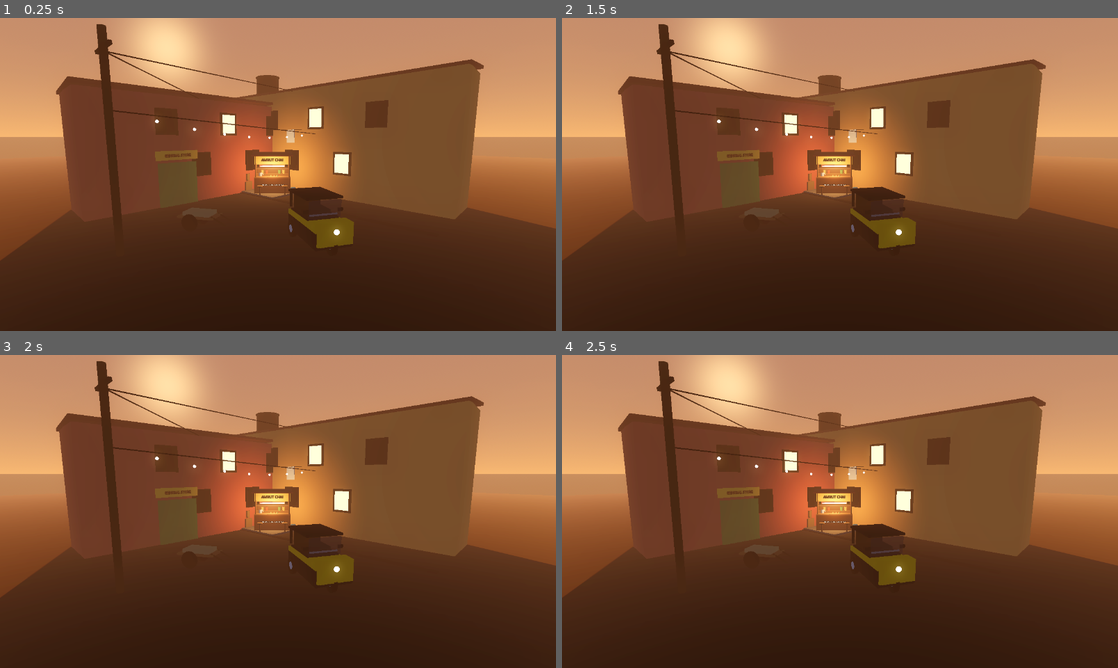
Above: before the commit, frames 1-4 (two rows, left to right).
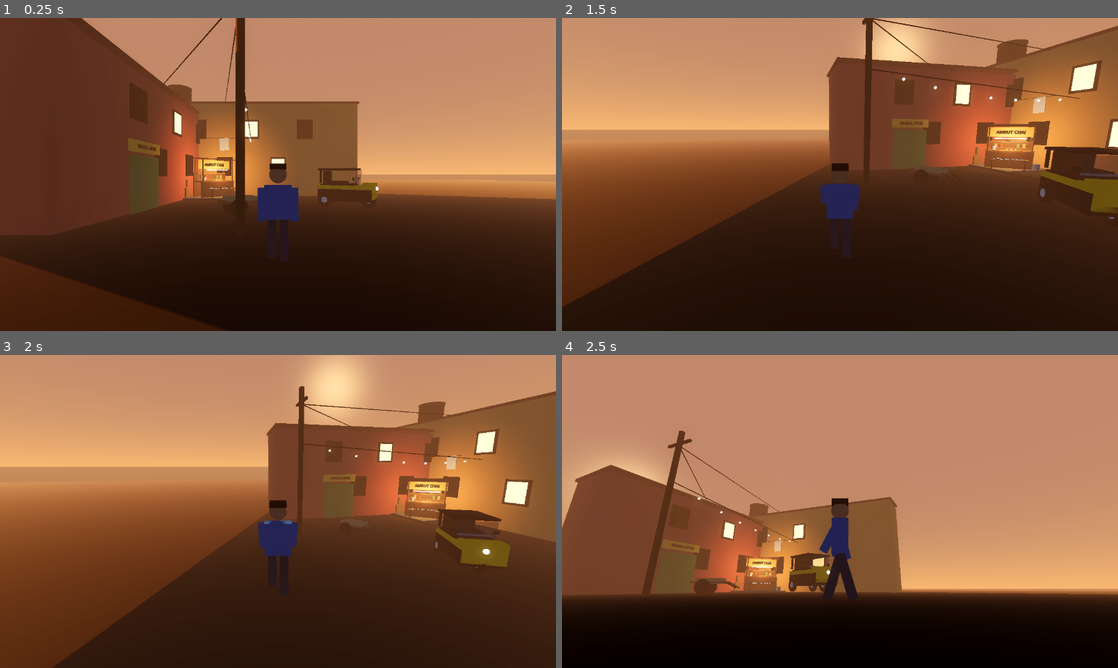
Above: after the commit, the same moments.

Repository: harshrcan/project-mayanagri
Game: Godot game, scene res://world/dharavi_corner.tscn
The game is run twice, just before and just after one commit, with the same random seed, the same clock (stepped at 60 frames per second) and the same inputs.
Inputs (mouse positions are in pixels of both pictures, inside the frame that each line leads up to):
- Up to frame 1 (0.25 s): no input
- Up to frame 2 (1.5 s): tap Enter at 0.5 s; move the mouse to (962, 158) at 0.52 s; hold D (move_right, bound only after the commit) 0.53-1.28 s; hold F (punch, bound only after the commit) 0.53-1.28 s; click (962, 158) at 0.67 s; tap Space (jump, bound only after the commit) at 0.77, 1.07 s; tap Shift (run, bound only after the commit) at 0.8, 1.35 s; move the mouse to (728, 190) at 1.27 s; hold S (move_back, bound only after the commit) from 1.28 s (still down); click (728, 190) at 1.42 s
- Up to frame 3 (2 s): keep holding S (move_back, bound only after the commit); tap Space (jump, bound only after the commit) at 1.52, 1.55, 1.82 s
- Up to frame 4 (2.5 s): move the mouse to (895, 442) at 2.02 s; release S (move_back, bound only after the commit) at 2.03 s; hold D (move_right, bound only after the commit) from 2.03 s (still down); hold Space (jump, bound only after the commit) from 2.03 s (still down); click (895, 442) at 2.17 s; tap F (punch, bound only after the commit) at 2.3 s

The runs differ from the first frame. In frame 1, 60% of the frame differs, in the area x 0-100%, y 0-100%; in frame 2, 56%; in frame 3, 44%; in frame 4, 73%.

Commit message:
step3: third-person player controller + camera, punch, placeholder Vee, headless test harness 15/15

Diff:
--- /dev/null
+++ b/characters/player.gd
@@ -0,0 +1,133 @@
+class_name VeePlayer
+extends CharacterBody3D
+## Vee — third-person player controller (Step 3).
+## Walk / run / jump / punch + orbit camera on a spring arm.
+## Movement is independent of the visual (child node "Visual"), so the
+## placeholder mesh can be swapped for a rigged character later.
+
+signal punched
+
+const WALK_SPEED := 4.0
+const RUN_SPEED := 7.0
+const ACCEL_GROUND := 40.0
+const ACCEL_AIR := 18.0
+const GRAVITY := 20.0
+const JUMP_VELOCITY := 7.0
+const MOUSE_SENS := 0.0025
+const PITCH_MIN := -1.1
+const PITCH_MAX := 0.9
+const PUNCH_TIME := 0.35
+const PUNCH_COOLDOWN := 0.15
+
+var yaw := 0.0
+var pitch := 0.0
+var punch_timer := 0.0
+var punch_cooldown := 0.0
+var punch_count := 0
+var _jump_held := false
+
+@onready var pivot: Node3D = $YawPivot
+@onready var spring: SpringArm3D = $YawPivot/SpringArm3D
+@onready var visual: VeePlaceholder = $Visual
+
+
+## Input actions are created at runtime (not hand-written in project.godot):
+## the serialized InputEventKey format is fragile, runtime setup is
+## deterministic and testable.
+static func ensure_input() -> void:
+	_add_key_action("move_forward", [KEY_W, KEY_UP])
+	_add_key_action("move_back", [KEY_S, KEY_DOWN])
+	_add_key_action("move_left", [KEY_A, KEY_LEFT])
+	_add_key_action("move_right", [KEY_D, KEY_RIGHT])
+	_add_key_action("run", [KEY_SHIFT])
+	_add_key_action("jump", [KEY_SPACE])
+	_add_key_action("punch", [KEY_F])
+
+
+static func _add_key_action(action_name: String, keys: Array) -> void:
+	if not InputMap.has_action(action_name):
+		InputMap.add_action(action_name)
+	for key in keys:
+		var exists := false
+		for ev in InputMap.action_get_events(action_name):
+			if ev is InputEventKey and ev.physical_keycode == key:
+				exists = true
+		if not exists:
+			var ev := InputEventKey.new()
+			ev.physical_keycode = key
+			InputMap.action_add_event(action_name, ev)
+
+
+func _ready() -> void:
+	ensure_input()
+	_apply_camera()
+
+
+func _apply_camera() -> void:
+	pivot.rotation.y = yaw
+	spring.rotation.x = pitch
+
+
+func rotate_camera(delta_yaw: float, delta_pitch: float) -> void:
+	yaw -= delta_yaw
+	pitch = clampf(pitch - delta_pitch, PITCH_MIN, PITCH_MAX)
+	_apply_camera()
+
+
+func try_punch() -> bool:
+	if punch_timer > 0.0 or punch_cooldown > 0.0:
+		return false
+	punch_timer = PUNCH_TIME
+	punch_cooldown = PUNCH_TIME + PUNCH_COOLDOWN
+	punch_count += 1
+	punched.emit()
+	return true
+
+
+func _unhandled_input(event: InputEvent) -> void:
+	if event is InputEventMouseButton and event.button_index == MOUSE_BUTTON_LEFT and event.pressed:
+		if Input.mouse_mode != Input.MOUSE_MODE_CAPTURED:
+			Input.mouse_mode = Input.MOUSE_MODE_CAPTURED
+		else:
+			try_punch()
+	elif event is InputEventMouseMotion and Input.mouse_mode == Input.MOUSE_MODE_CAPTURED:
+		rotate_camera(event.relative.x * MOUSE_SENS, event.relative.y * MOUSE_SENS)
+	elif event.is_action_pressed("ui_cancel") and Input.mouse_mode == Input.MOUSE_MODE_CAPTURED:
+		Input.mouse_mode = Input.MOUSE_MODE_VISIBLE
+	elif event.is_action_pressed("punch") and Input.mouse_mode == Input.MOUSE_MODE_CAPTURED:
+		try_punch()
+
+
+func _physics_process(delta: float) -> void:
+	punch_timer = maxf(0.0, punch_timer - delta)
+	punch_cooldown = maxf(0.0, punch_cooldown - delta)
+
+	var input_dir := Input.get_vector("move_left", "move_right", "move_forward", "move_back")
+	var dir := Basis(Vector3.UP, yaw) * Vector3(input_dir.x, 0.0, input_dir.y)
+	if dir.length() > 1.0:
+		dir = dir.normalized()
+	var target_speed := RUN_SPEED if Input.is_action_pressed("run") else WALK_SPEED
+	var accel := ACCEL_GROUND if is_on_floor() else ACCEL_AIR
+	var hv := Vector3(velocity.x, 0.0, velocity.z)
+	hv = hv.move_toward(dir * target_speed, accel * delta)
+	velocity.x = hv.x
+	velocity.z = hv.z
+
+	# Manual edge detection (works with real keys and synthetic test input).
+	var jump_pressed := Input.is_action_pressed("jump")
+	if jump_pressed and not _jump_held and is_on_floor():
+		velocity.y = JUMP_VELOCITY
+	_jump_held = jump_pressed
+	if not is_on_floor():
+		velocity.y -= GRAVITY * delta
+
+	move_and_slide()
+
+	if dir.length() > 0.1:
+		var target_yaw := atan2(-dir.x, -dir.z)
+		visual.rotation.y = lerp_angle(visual.rotation.y, target_yaw, clampf(12.0 * delta, 0.0, 1.0))
+
+	var punch_progress := -1.0
+	if punch_timer > 0.0:
+		punch_progress = 1.0 - punch_timer / PUNCH_TIME
+	visual.animate(delta, hv.length(), is_on_floor(), punch_progress)
--- /dev/null
+++ b/characters/player.tscn
@@ -0,0 +1,32 @@
+[gd_scene load_steps=4 format=3]
+
+[ext_resource type="Script" path="res://characters/player.gd" id="1"]
+[ext_resource type="Script" path="res://characters/vee_placeholder.gd" id="2"]
+
+[sub_resource type="CapsuleShape3D" id="cap"]
+radius = 0.35
+height = 1.7
+
+[node name="Player" type="CharacterBody3D"]
+collision_layer = 2
+collision_mask = 1
+floor_snap_length = 0.3
+script = ExtResource("1")
+
+[node name="CollisionShape3D" type="CollisionShape3D" parent="."]
+position = Vector3(0, 0.85, 0)
+shape = SubResource("cap")
+
+[node name="Visual" type="Node3D" parent="."]
+script = ExtResource("2")
+
+[node name="YawPivot" type="Node3D" parent="."]
+position = Vector3(0, 1.6, 0)
+
+[node name="SpringArm3D" type="SpringArm3D" parent="YawPivot"]
+collision_mask = 1
+spring_length = 4.5
+
+[node name="Camera3D" type="Camera3D" parent="YawPivot/SpringArm3D"]
+current = true
+fov = 65.0
--- /dev/null
+++ b/characters/player_test.gd
@@ -0,0 +1,98 @@
+extends Node
+## Headless test harness for the Step 3 player controller.
+## Drives the player with synthetic input and asserts walk / run / jump /
+## punch / camera behaviour. Run: godot --headless --path . <this scene>
+## Prints PASS/FAIL per check; quits 0 on all-pass, 1 on any failure.
+
+const PlayerScene = preload("res://characters/player.tscn")
+const Prim = preload("res://world/prim.gd")
+
+var failures := 0
+var player: VeePlayer
+
+
+func _ready() -> void:
+	Prim.solid_box(self, Vector3(0, -0.5, -40), Vector3(200, 1, 200), Color("333333"))
+	player = PlayerScene.instantiate()
+	player.position = Vector3(0, 0.5, 0)
+	add_child(player)
+	await get_tree().process_frame
+	await get_tree().process_frame
+	await _run_tests()
+	if failures == 0:
+		print("[TEST] ALL PASS")
+		get_tree().quit(0)
+	else:
+		print("[TEST] FAILURES: ", failures)
+		get_tree().quit(1)
+
+
+func _check(check_name: String, cond: bool, detail: String = "") -> void:
+	if cond:
+		print("[TEST] PASS: ", check_name, " ", detail)
+	else:
+		print("[TEST] FAIL: ", check_name, " ", detail)
+		failures += 1
+
+
+func _wait_physics(n: int) -> void:
+	for i in n:
+		await get_tree().physics_frame
+
+
+func _run_tests() -> void:
+	# 1. Walk forward for 2 s (4 m/s, snappy accel -> ~8 m).
+	var start := player.global_position
+	Input.action_press("move_forward")
+	await _wait_physics(120)
+	Input.action_release("move_forward")
+	var walked := start.distance_to(player.global_position)
+	_check("walk 2s moves 6-9.5m", walked > 6.0 and walked < 9.5, str(walked))
+	_check("walk moves forward (-Z)", player.global_position.z < start.z - 5.0, str(player.global_position))
+
+	# 2. Run forward for 2 s (7 m/s -> ~14 m), must beat walking.
+	start = player.global_position
+	Input.action_press("move_forward")
+	Input.action_press("run")
+	await _wait_physics(120)
+	Input.action_release("run")
+	Input.action_release("move_forward")
+	var ran := start.distance_to(player.global_position)
+	_check("run 2s moves 11-15.5m", ran > 11.0 and ran < 15.5, str(ran))
+	_check("run faster than walk", ran > walked, str(ran, " vs ", walked))
+
+	# 3. Jump: rises, then lands back on the floor.
+	var y0 := player.global_position.y
+	var max_y := y0
+	Input.action_press("jump")
+	await _wait_physics(5)
+	Input.action_release("jump")
+	for i in 90:
+		await get_tree().physics_frame
+		max_y = maxf(max_y, player.global_position.y)
+	_check("jump rises >0.6m", max_y - y0 > 0.6, str(max_y - y0))
+	_check("jump lands back", absf(player.global_position.y - y0) < 0.15, str(player.global_position.y))
+
+	# 4. Punch: triggers, ends, can repeat.
+	# (Lockout is 0.35 s swing + 0.15 s cooldown = 0.5 s, so wait 0.67 s.)
+	var ok := player.try_punch()
+	_check("punch triggers", ok and player.punch_timer > 0.0, str(player.punch_timer))
+	await _wait_physics(40)
+	_check("punch ends after 0.67s", player.punch_timer <= 0.0, str(player.punch_timer))
+	var ok2 := player.try_punch()
+	_check("punch can repeat", ok2, "")
+
+	# 5. Camera: sits behind the player, is current, orbits on command.
+	var cam: Camera3D = player.get_node("YawPivot/SpringArm3D/Camera3D")
+	_check("camera is current", cam.current, "")
+	_check("camera behind player (+Z side)", cam.global_position.z > player.global_position.z + 3.0, str(cam.global_position))
+	# Spring arm 4.5 m minus 0.3 margin, pivot 1.6 m up: ~4.5 m from feet.
+	var cam_dist := cam.global_position.distance_to(player.global_position)
+	_check("camera ~4.5m from player", cam_dist > 4.0 and cam_dist < 5.0, str(cam_dist))
+	var yaw0 := player.yaw
+	player.rotate_camera(1.0, 0.0)
+	_check("camera yaw changes", absf(player.yaw - yaw0) > 0.5, str(player.yaw))
+	player.rotate_camera(0.0, 0.5)
+	_check("camera pitch moves", player.pitch < 0.0 and player.pitch >= -1.1, str(player.pitch))
+	player.rotate_camera(0.0, -5.0)
+	_check("camera pitch clamps at max", is_equal_approx(player.pitch, 0.9), str(player.pitch))
--- /dev/null
+++ b/characters/test_player.tscn
@@ -0,0 +1,6 @@
+[gd_scene load_steps=2 format=3]
+
+[ext_resource type="Script" path="res://characters/player_test.gd" id="1"]
+
+[node name="PlayerTest" type="Node"]
+script = ExtResource("1")
--- /dev/null
+++ b/characters/vee_placeholder.gd
@@ -0,0 +1,65 @@
+class_name VeePlaceholder
+extends Node3D
+## Placeholder body for Vee (Step 3). Built from primitives, procedural
+## walk / run / jump / punch poses. Replaced by a rigged character later;
+## the controller (player.gd) never touches this file's internals except
+## through animate(). Faces -Z (Godot forward).
+
+const Prim = preload("res://world/prim.gd")
+
+const SHIRT := Color("2f6fb2")
+const PANTS := Color("40465a")
+const SKIN := Color("c98a5e")
+const HAIR := Color("1a1a1a")
+
+var _phase := 0.0
+var _leg_l: Node3D
+var _leg_r: Node3D
+var _arm_l: Node3D
+var _arm_r: Node3D
+
+
+func _ready() -> void:
+	_leg_l = _limb(Vector3(-0.11, 0.8, 0), Vector3(0.16, 0.75, 0.16), PANTS)
+	_leg_r = _limb(Vector3(0.11, 0.8, 0), Vector3(0.16, 0.75, 0.16), PANTS)
+	Prim.box(self, Vector3(0, 1.1, 0), Vector3(0.5, 0.6, 0.28), SHIRT)
+	Prim.sphere(self, Vector3(0, 1.6, 0), 0.16, SKIN)
+	Prim.box(self, Vector3(0, 1.74, 0), Vector3(0.3, 0.1, 0.3), HAIR)
+	_arm_l = _limb(Vector3(-0.3, 1.35, 0), Vector3(0.13, 0.6, 0.13), SHIRT)
+	_arm_r = _limb(Vector3(0.3, 1.35, 0), Vector3(0.13, 0.6, 0.13), SHIRT)
+
+
+func _limb(pos: Vector3, size: Vector3, color: Color) -> Node3D:
+	var pivot := Node3D.new()
+	pivot.position = pos
+	add_child(pivot)
+	Prim.box(pivot, Vector3(0, -size.y / 2.0, 0), size, color)
+	return pivot
+
+
+## speed: horizontal speed in m/s. punch_progress: -1 = no punch, else 0..1.
+func animate(delta: float, speed: float, on_floor: bool, punch_progress: float) -> void:
+	var ratio := clampf(speed / 7.0, 0.0, 1.0)
+	if on_floor and speed > 0.3:
+		_phase += delta * (4.0 + speed * 1.6)
+		var swing := sin(_phase) * 0.55 * ratio
+		_leg_l.rotation.x = swing
+		_leg_r.rotation.x = -swing
+		_arm_l.rotation.x = -swing * 0.8
+		_arm_r.rotation.x = swing * 0.8
+		position.y = absf(cos(_phase)) * 0.05 * ratio
+	elif not on_floor:
+		_leg_l.rotation.x = 0.5
+		_leg_r.rotation.x = -0.3
+		_arm_l.rotation.x = -0.6
+		_arm_r.rotation.x = -0.6
+		position.y = 0.0
+	else:
+		var k := clampf(10.0 * delta, 0.0, 1.0)
+		_leg_l.rotation.x = lerpf(_leg_l.rotation.x, 0.0, k)
+		_leg_r.rotation.x = lerpf(_leg_r.rotation.x, 0.0, k)
+		_arm_l.rotation.x = lerpf(_arm_l.rotation.x, 0.0, k)
+		_arm_r.rotation.x = lerpf(_arm_r.rotation.x, 0.0, k)
+		position.y = 0.0
+	if punch_progress >= 0.0:
+		_arm_r.rotation.x = -1.6 * sin(PI * punch_progress)
--- a/world/dharavi_corner.gd
+++ b/world/dharavi_corner.gd
@@ -7,6 +7,7 @@
 const Prim = preload("res://world/prim.gd")
 const AutoScript = preload("res://vehicles/auto.gd")
 const StallScript = preload("res://world/chai_stall.gd")
+const PlayerScene = preload("res://characters/player.tscn")
 
 const ASPHALT := Color("2e2a26")
 const SIDEWALK := Color("6f655a")
@@ -33,8 +34,9 @@
 	_build_stall_and_auto()
 	_build_props()
 	_build_camera()
+	_build_player()
 	print("[Mayanagri] Dharavi corner ready.")
-	if "--shot" in OS.get_cmdline_user_args():
+	if "--shot" in OS.get_cmdline_user_args() or "--shot-player" in OS.get_cmdline_user_args():
 		_take_screenshot()
 
 
@@ -78,7 +80,9 @@
 
 
 func _build_ground() -> void:
-	Prim.plane(self, Vector3(0, 0, 0), Vector2(120, 120), ASPHALT)
+	# Solid slab, not a visual-only plane: the player must stand on it
+	# (Step 3 caught the plane having no collision — Vee fell through).
+	Prim.solid_box(self, Vector3(0, -0.05, 0), Vector3(120, 0.1, 120), ASPHALT)
 	# L-shaped sidewalk in the north-west quadrant, in front of the buildings.
 	Prim.box(self, Vector3(-8.5, 0.06, -4.5), Vector3(11, 0.12, 3), SIDEWALK)
 	Prim.box(self, Vector3(-4.5, 0.06, -8.5), Vector3(3, 0.12, 11), SIDEWALK)
@@ -211,12 +215,22 @@
 	cam.look_at(Vector3(-3, 1.5, -3.5), Vector3.UP)
 
 
+func _build_player() -> void:
+	# No player in --shot mode: the fixed camera owns the frame then.
+	# (--shot-player spawns the player and shoots from his camera.)
+	if "--shot" in OS.get_cmdline_user_args():
+		return
+	var player := PlayerScene.instantiate()
+	player.position = Vector3(0, 0.3, 8)
+	add_child(player)
+
+
 func _take_screenshot() -> void:
 	# Let the renderer settle a few frames, then save the viewport image.
 	for i in 10:
 		await get_tree().process_frame
 	var img := get_viewport().get_texture().get_image()
-	var path := "res://docs/step2_shot.png"
+	var path := "res://docs/step3_shot.png" if "--shot-player" in OS.get_cmdline_user_args() else "res://docs/step2_shot.png"
 	var err := img.save_png(path)
 	if err == OK:
 		print("[Mayanagri] screenshot saved to ", path, " (", img.get_width(), "x", img.get_height(), ")")
Not shown, added: characters/player.gd.uid
Not shown, added: characters/player_test.gd.uid
Not shown, added: characters/vee_placeholder.gd.uid
Not shown, added: docs/step2_shot.png.import
Binary file added: docs/step3_shot.png
Not shown, added: docs/step3_shot.png.import
Not shown, added: docs/ASSET_LICENCES.md
Not shown, added: docs/STEP3_PLAYER.md
